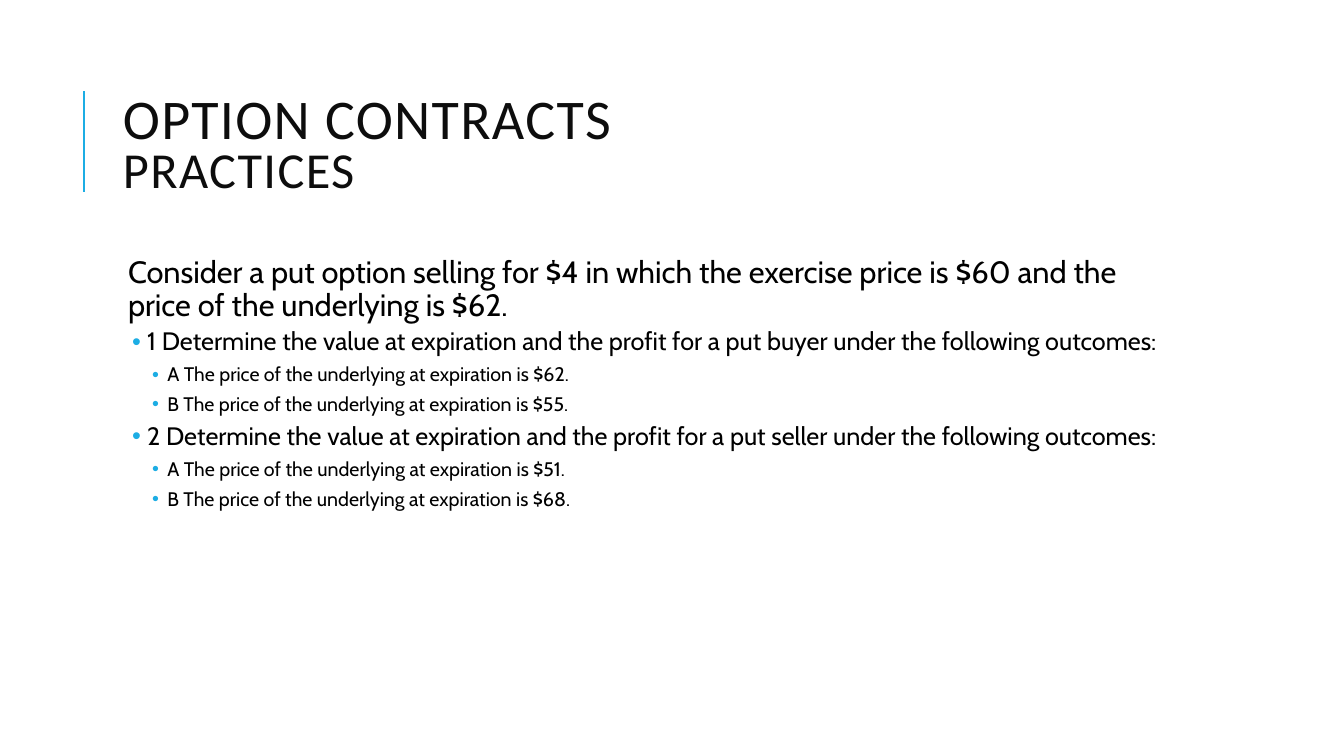
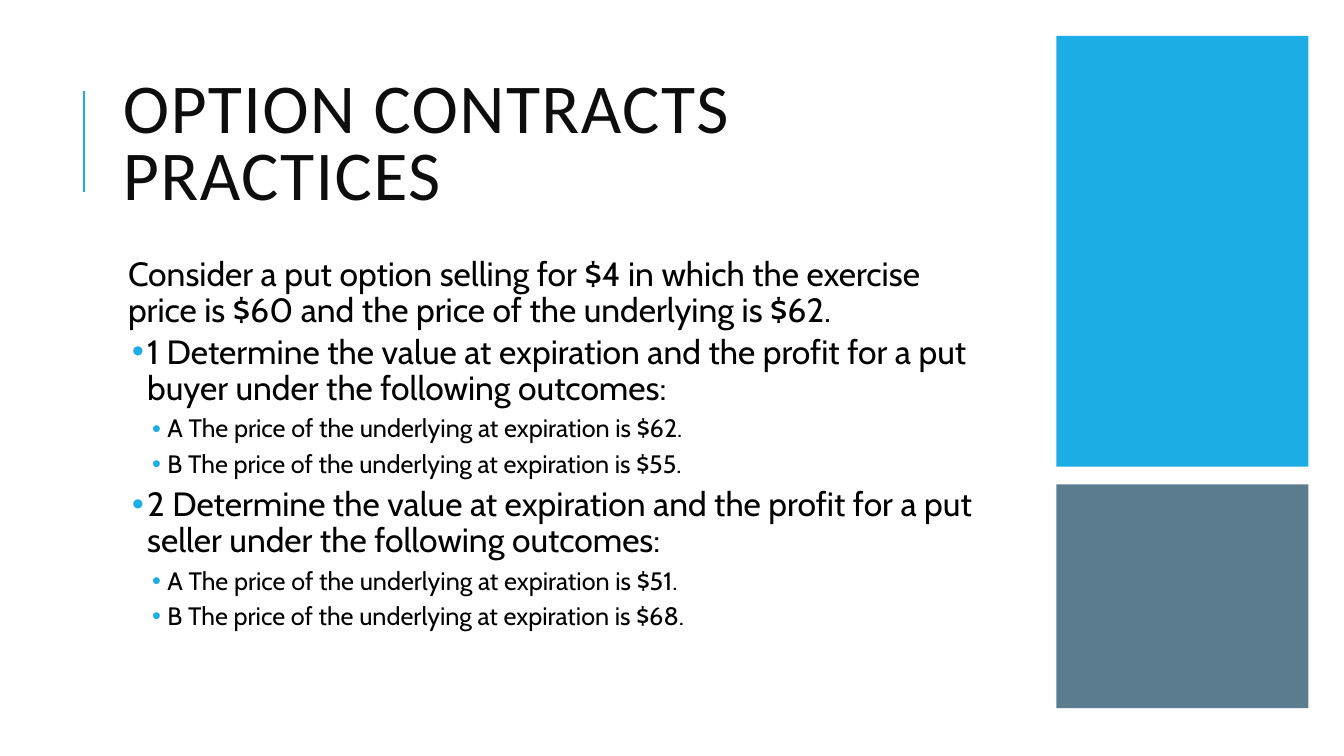
Before and after one commit to Isco0530/data, a slide deck: slide 36 of Derivatives.pptx. Drawn at 1344x756 pixels with LibreOffice and Linux fonts; fonts in the diff are those of the drawing. Boxes give left, top, right and bottom in pixels: in the first picture for what was removed or moved away, otherwise in the second. Text is boxed around its words. In the diff, an @@ line names an element or a change of style, - is before the commit and + after.

```diff
--- a/Derivatives.pptx
+++ b/Derivatives.pptx
@@ rectangle added at (1057,36,1309,467), fill #1CADE4 @@
@@ title "OPTION CONTRACTS PRACTICES" at (123,87,729,201): size 40 to 50 pt in "OPTION CONTRACTS"; size 36 to 50 pt in "PRACTICES" @@
@@ text "Consider a put option selling ..." at (128,260,972,632): size 22 to 24 pt in "Consider a put option selling for $4 ..."; size 18 to 24 pt in "1 Determine the value at expiration and ...", "2 Determine the value at expiration and ..."; size 14 to 18 pt in "A The price of the underlying at ...", "B The price of the underlying at ...", "A The price of the underlying at ...", "B The price of the underlying at ..." @@
@@ rectangle added at (1057,485,1309,709), fill #335B74 at 80% opacity @@
```
Also in this commit, not shown: 15 other slides changed.
